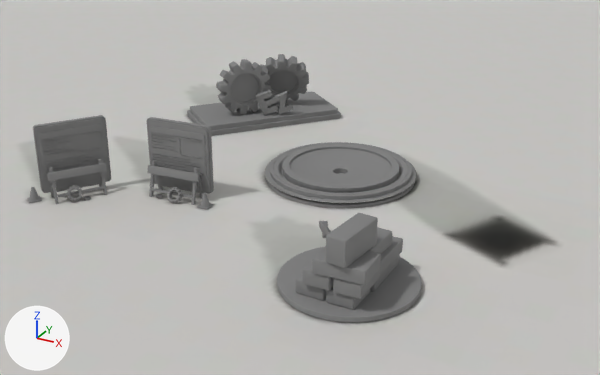
What one commit did to the glTF model public/models/folio_map.glb.
Rendered twice from a 50 mm camera at (31.7, -65.4, 30.6) aimed at (-2.2, -3.8, -0.2). Lighting does not change. The marker at lower left points along +X, +Y and +Z. The picture after the commit comes second. Where no turn or scale is listed for an object, it has been applied to the vertices.

Objects in the first picture: 'bespoke_crm', 'core', 'ezinvoices', 'floor', 'project_1', 'project_2'.
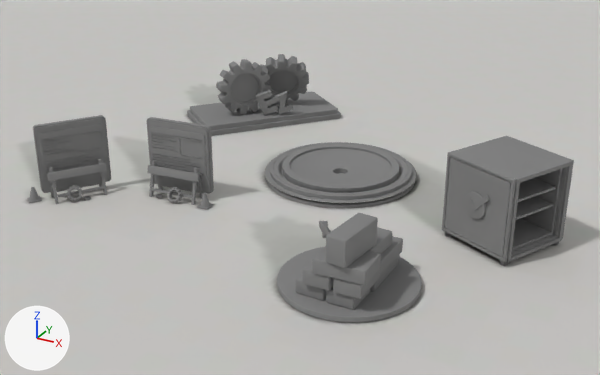
Edits to the bpy script that builds the scene:
```text
Add img_audit_ready:
    img_audit_ready = load_image('audit_ready', '_unpacked/audit_ready', 2048, 2048, 'sRGB')
Add mat_audit_ready:
    mat_audit_ready = principled_material('audit_ready')
    mat_audit_ready.texture = img_audit_ready
    mat_audit_ready.roughness = 1.0
Add me_cube_035:
    me_cube_035.from_pydata(...)  # 2584 vertices, 5272 faces; spans x -4.48..4.48, y -4.48..4.48, z -0.07..7.11
    # faces by material slot: [3056, 2216]
    me_cube_035.materials.append(mat_audit_ready)  # picture img_audit_ready
    me_cube_035.materials.append(mat_outline)  # grey #7f7f7f
Add ob_audit_ready:
    ob_audit_ready = bpy.data.objects.new('audit_ready', me_cube_035)
    ob_audit_ready.location = (17.07, -5.38, 0.0)
```

Where the change shows, as pixel boxes [x1, y1, x2, y2] in the pictures (600 x 375 px):
'audit_ready', added
    after: [442, 136, 574, 266]
    faces in mat_outline (grey #7f7f7f): [442, 136, 574, 266]
